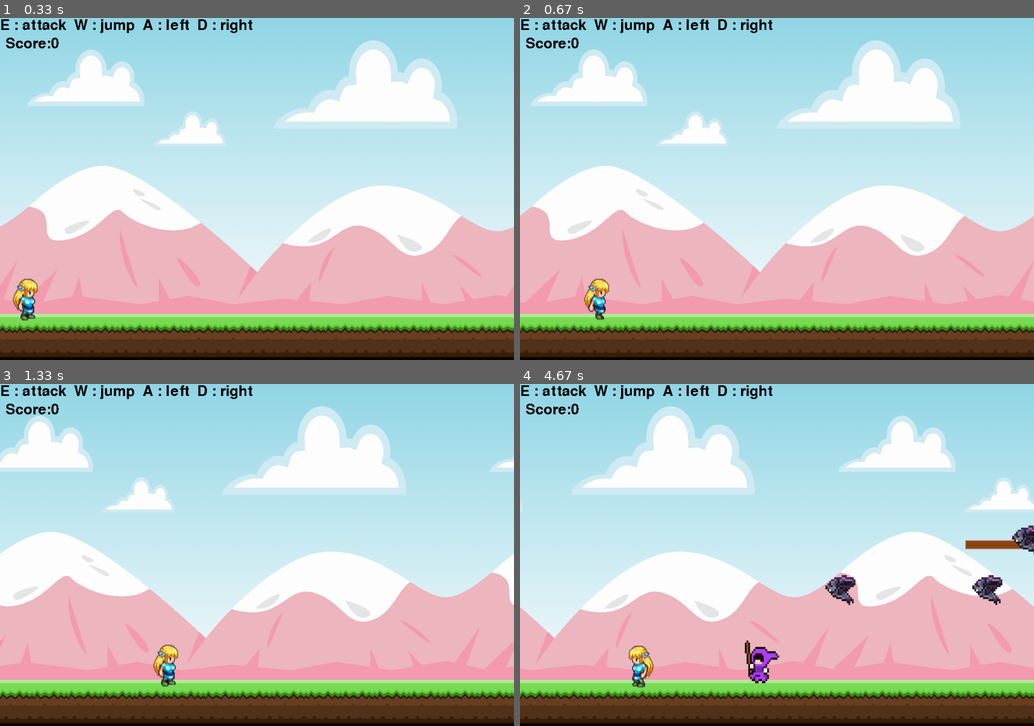
Above: before the commit, frames 1-4 (two rows, left to right).
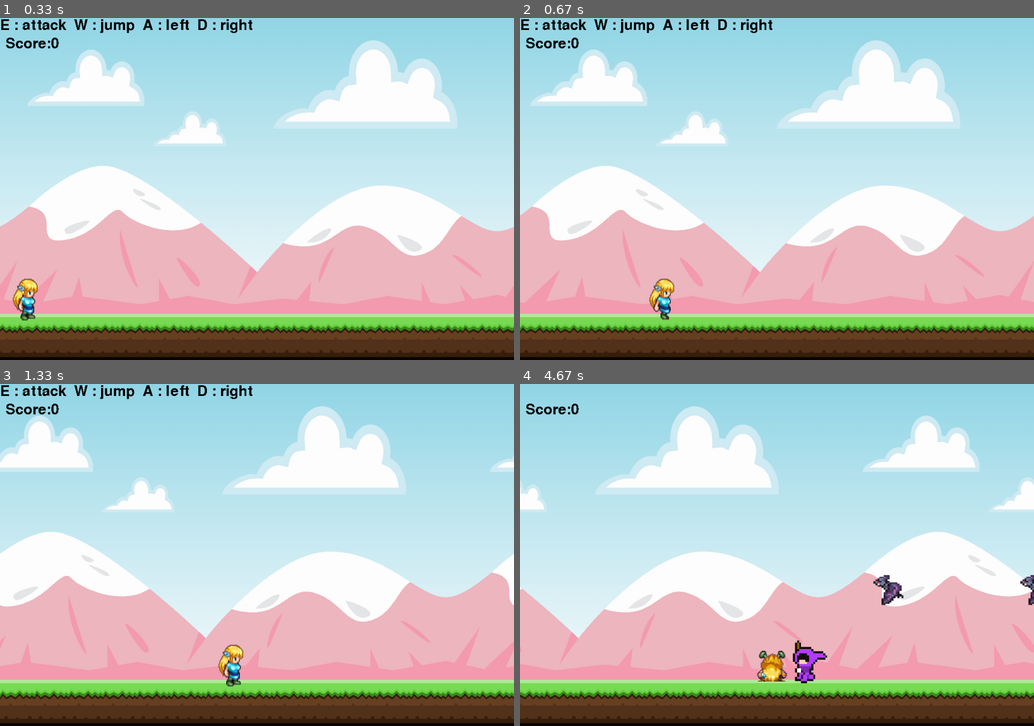
Above: after the commit, the same moments.

Repository: YOU327/-pygame
Game: pygame game, started from shit.py
Same seed, same stepped clock (60 frames per second), same inputs: the game is played once before the commit and once after it.
Inputs:
- Up to frame 1 (0.33 s): no input
- Up to frame 2 (0.67 s): hold Ctrl from 0.33 s (still down); hold D from 0.33 s (still down)
- Up to frame 3 (1.33 s): release Ctrl at 0.8 s; release D at 0.8 s; hold D 0.83-1.3 s
- Up to frame 4 (4.67 s): hold W 1.33-1.63 s; hold D 1.67-2.13 s; hold A 2.17-2.7 s; hold A 2.73-3.13 s; hold W 3.17-3.53 s; hold D 3.57-4.2 s; hold A from 4.23 s (still down)

Frame 1 is identical in both runs. In frame 2, 0.8% of the frame differs, in the area x 12-30%, y 76-89%; in frame 3, 0.8%; in frame 4, 19%, in the area x 0-100%, y 0-98%.

Commit message:
衝刺改為ctrl

Diff:
--- a/shit.py
+++ b/shit.py
@@ -290,7 +290,7 @@
         keys = pygame.key.get_pressed()
         if is_update:
             if dash_cooldown > 0: dash_cooldown -= 1
-            if (keys[pygame.K_LSHIFT] or keys[pygame.K_RSHIFT]) and dash_cooldown == 0:
+            if (keys[pygame.K_LCTRL] or keys[pygame.K_RCTRL]) and dash_cooldown == 0:
                 dash_timer = 8
                 dash_cooldown = 90
                 screen_shake_intensity = 3
